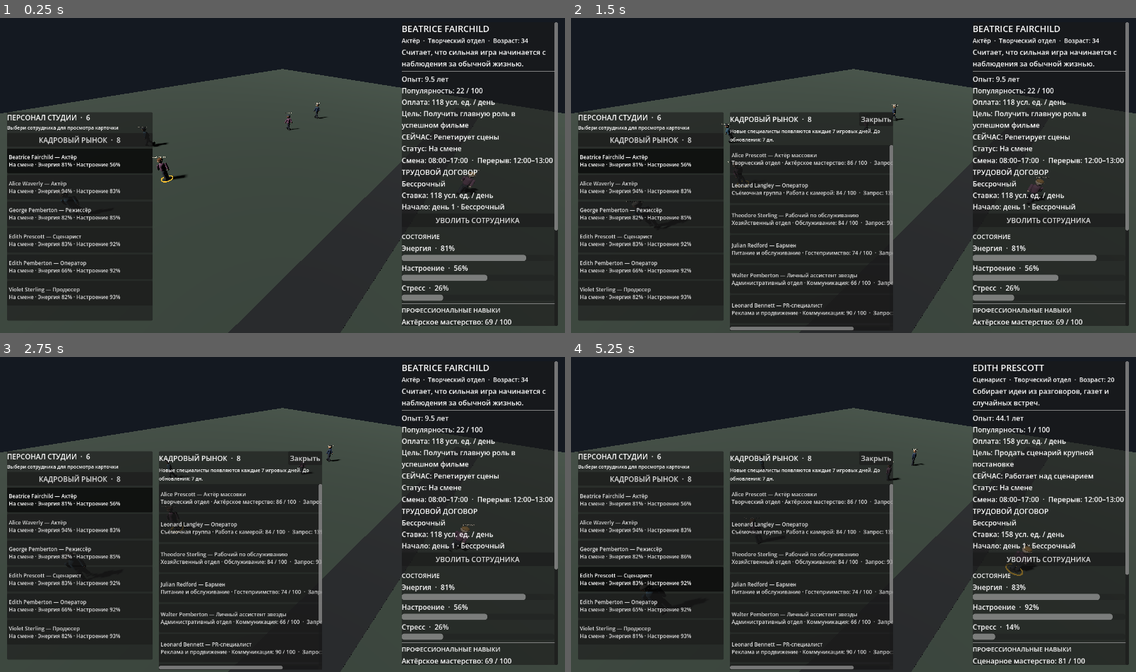
Above: before the commit, frames 1-4 (two rows, left to right).
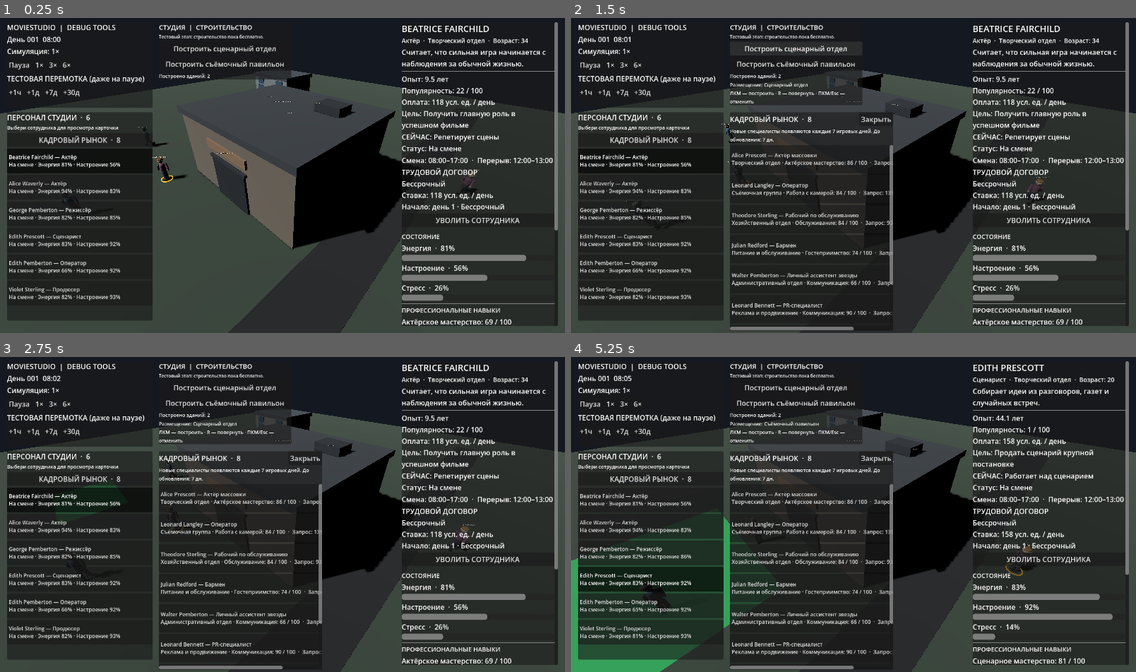
Above: after the commit, the same moments.

Repository: Teft3lb/MovieStudio
Game: Godot game, scene res://scenes/main.tscn
The game is run twice, just before and just after one commit, with the same random seed, the same clock (stepped at 60 frames per second) and the same inputs.
Inputs (mouse positions are in pixels of both pictures, inside the frame that each line leads up to):
- Up to frame 1 (0.25 s): no input
- Up to frame 2 (1.5 s): click "КАДРОВЫЙ РЫНОК · 8" at 0.5 s; click (797, 49) at 1.25 s, where only the run after the commit has a clickable "Построить сценарный отдел"
- Up to frame 3 (2.75 s): click "Beatrice Fairchild — Актёр На…" at 2 s
- Up to frame 4 (5.25 s): click (797, 404) at 2.75 s, where only the run after the commit has a clickable "Построить съёмочный павильон"; click "Alice Waverly — Актёр На смен…" at 3.5 s; click "George Pemberton — Режиссёр Н…" at 4.25 s; click "Edith Prescott — Сценарист На…" at 5 s

The runs differ from the first frame. In frame 1, 11% of the frame differs, in the area x 1-72%, y 2-74%; in frame 2, 8.4%; in frame 3, 8.4%; in frame 4, 11%.
Error before the commit: Parse Error: Identifier "_on_game_minute_advanced" not declared in the current scope. (res://scripts/presentation/studio/studio_building_manager.gd:75)

Commit message:
feat: replace instant script generation with timed writing projects

Diff:
--- a/scripts/presentation/studio/studio_building_manager.gd
+++ b/scripts/presentation/studio/studio_building_manager.gd
@@ -626,15 +626,28 @@
 	roles_column.add_child(_script_role_count)
 
 	_script_generate_button = Button.new()
-	_script_generate_button.text = "СОЗДАТЬ СЦЕНАРИЙ"
+	_script_generate_button.text = "НАЧАТЬ НАПИСАНИЕ СЦЕНАРИЯ"
 	_script_generate_button.disabled = writer_count == 0
 	_script_generate_button.pressed.connect(_on_generate_script_pressed)
 	_building_detail_layout.add_child(_script_generate_button)
 
+	_script_progress_bar = ProgressBar.new()
+	_script_progress_bar.min_value = 0.0
+	_script_progress_bar.max_value = 100.0
+	_script_progress_bar.show_percentage = true
+	_script_progress_bar.size_flags_horizontal = Control.SIZE_EXPAND_FILL
+	_building_detail_layout.add_child(_script_progress_bar)
+
+	_script_progress_label = Label.new()
+	_script_progress_label.autowrap_mode = TextServer.AUTOWRAP_WORD_SMART
+	_script_progress_label.add_theme_font_size_override("font_size", 11)
+	_building_detail_layout.add_child(_script_progress_label)
+
 	var generation_note := Label.new()
 	generation_note.text = (
-		"Рейтинг зависит от навыков сценариста, жанра и параметров заказа. "
-		+ "Звёзды показывают потенциал, а не гарантируют кассовый успех."
+		"Написание занимает игровое время. Количество сцен, ролей, навыки "
+		+ "и надёжность сценариста влияют на срок. Возможны звонки и творческие паузы. "
+		+ "Итоговый рейтинг зависит от навыков и жанра, но не гарантирует кассовый успех."
 	)
 	generation_note.autowrap_mode = TextServer.AUTOWRAP_WORD_SMART
 	generation_note.add_theme_font_size_override("font_size", 10)
@@ -644,17 +657,18 @@
 	_script_result_label.autowrap_mode = TextServer.AUTOWRAP_WORD_SMART
 	_script_result_label.custom_minimum_size = Vector2(0.0, 120.0)
 	_building_detail_layout.add_child(_script_result_label)
-	_script_result_label.text = (
-		_format_script_summary(_latest_script)
-		if _latest_script != null
-		else "Сценарии ещё не создавались."
-	)
+	_update_script_writing_ui()
 
 
 func _on_generate_script_pressed() -> void:
 	if not is_instance_valid(_script_writer_option):
 		return
 	if _script_writer_option.disabled or _script_writer_option.selected < 0:
+		return
+	if (
+		_active_writing_project != null
+		and str(_active_writing_project.status) == "in_progress"
+	):
 		return
 
 	var writer_id: String = str(
@@ -664,6 +678,9 @@
 	)
 	var writer: Variant = _find_employee(writer_id)
 	if writer == null:
+		_show_script_generation_error(
+			"Выбранный сценарист больше не работает в студии."
+		)
 		return
 
 	var genre_id: String = str(
@@ -672,6 +689,7 @@
 		)
 	)
 	var script_id: String = "SCR-%04d" % _next_script_sequence
+	var project_id: String = "WRK-%04d" % _next_script_sequence
 	var seed: int = (
 		int(_game_clock.current_day) * 100000
 		+ int(_game_clock.current_hour) * 1000
@@ -680,22 +698,151 @@
 	)
 	_next_script_sequence += 1
 
-	_latest_script = _script_generator.call(
-		"generate",
+	_active_writing_project = _script_writing_system.call(
+		"start_project",
 		writer,
 		genre_id,
 		roundi(_script_scene_count.value),
 		roundi(_script_role_count.value),
 		seed,
-		script_id
-	)
-	if _latest_script == null:
+		project_id,
+		script_id,
+		int(_game_clock.current_day),
+		int(_game_clock.current_hour),
+		int(_game_clock.current_minute)
+	)
+	if _active_writing_project == null:
 		_show_script_generation_error(
-			"Не удалось создать сценарий. Проверьте, что выбран сотрудник с профессией «Сценарист»."
-		)
-		return
-
-	_refresh_building_detail()
+			"Не удалось начать работу. Проверьте профессию выбранного сотрудника."
+		)
+		return
+
+	_update_script_writing_ui()
+
+
+func _on_game_minute_advanced(_day: int, _hour: int, _minute: int) -> void:
+	if (
+		_active_writing_project == null
+		or str(_active_writing_project.status) != "in_progress"
+	):
+		return
+
+	var writer_id: String = str(_active_writing_project.writer_id)
+	var writer: Variant = _find_employee(writer_id)
+	var at_workplace: bool = false
+	if writer != null and is_instance_valid(_character_manager):
+		at_workplace = bool(
+			_character_manager.call(
+				"is_employee_at_workplace",
+				writer_id,
+				"script_department"
+			)
+		)
+
+	var result: Dictionary = _script_writing_system.call(
+		"advance_minute",
+		_active_writing_project,
+		writer,
+		at_workplace
+	)
+	if bool(result.get("completed", false)):
+		_latest_script = result.get("script")
+	elif bool(result.get("failed", false)):
+		_show_script_generation_error(
+			str(_active_writing_project.last_activity_message)
+		)
+
+	_update_script_writing_ui()
+
+
+func _update_script_writing_ui() -> void:
+	if not is_instance_valid(_script_progress_bar):
+		return
+	if not is_instance_valid(_script_progress_label):
+		return
+	if not is_instance_valid(_script_result_label):
+		return
+
+	if _active_writing_project == null:
+		_script_progress_bar.value = 0.0
+		_script_progress_label.text = "Сценарий ещё не заказан."
+		_script_result_label.text = _format_script_summary(_latest_script)
+		if is_instance_valid(_script_generate_button):
+			_script_generate_button.text = "НАЧАТЬ НАПИСАНИЕ СЦЕНАРИЯ"
+			_script_generate_button.disabled = (
+				not is_instance_valid(_script_writer_option)
+				or _script_writer_option.disabled
+			)
+		return
+
+	var project: Variant = _active_writing_project
+	_script_progress_bar.value = float(project.get_progress_percent())
+	var progress_text: String = (
+		"Рабочее время: %d / %d минут · осталось: %d минут"
+		% [
+			int(project.completed_work_minutes),
+			int(project.required_work_minutes),
+			int(project.get_remaining_work_minutes()),
+		]
+	)
+	var interruption_text: String = (
+		"Прерываний за проект: %d" % int(project.interruption_count)
+	)
+
+	if str(project.status) == "in_progress":
+		_script_progress_label.text = (
+			"%s\n%s\n%s"
+			% [
+				str(project.last_activity_message),
+				progress_text,
+				interruption_text,
+			]
+		)
+		_script_result_label.text = (
+			"Сценарист: %s\nЖанр: %s · %d сцен · %d ролей\n"
+			+ "Сценарий пока находится в разработке."
+		) % [
+			str(project.writer_name),
+			SCRIPT_GENERATOR_SCRIPT.get_genre_title(str(project.genre_id)),
+			int(project.scene_count),
+			int(project.role_count),
+		]
+		if is_instance_valid(_script_generate_button):
+			_script_generate_button.text = "СЦЕНАРИЙ В РАБОТЕ"
+			_script_generate_button.disabled = true
+		if is_instance_valid(_script_writer_option):
+			_script_writer_option.disabled = true
+		if is_instance_valid(_script_genre_option):
+			_script_genre_option.disabled = true
+		if is_instance_valid(_script_scene_count):
+			_script_scene_count.editable = false
+		if is_instance_valid(_script_role_count):
+			_script_role_count.editable = false
+	elif str(project.status) == "completed":
+		_script_progress_label.text = (
+			"Сценарий завершён.\n%s\n%s"
+			% [progress_text, interruption_text]
+		)
+		_script_result_label.text = _format_script_summary(_latest_script)
+		if is_instance_valid(_script_generate_button):
+			_script_generate_button.text = "НАЧАТЬ НОВЫЙ СЦЕНАРИЙ"
+			_script_generate_button.disabled = (
+				not is_instance_valid(_script_writer_option)
+				or _script_writer_option.get_item_count() == 0
+			)
+		if is_instance_valid(_script_writer_option):
+			_script_writer_option.disabled = false
+		if is_instance_valid(_script_genre_option):
+			_script_genre_option.disabled = false
+		if is_instance_valid(_script_scene_count):
+			_script_scene_count.editable = true
+		if is_instance_valid(_script_role_count):
+			_script_role_count.editable = true
+	else:
+		_script_progress_label.text = str(project.last_activity_message)
+		_script_result_label.text = "Проект сценария остановлен."
+		if is_instance_valid(_script_generate_button):
+			_script_generate_button.disabled = false
 
 
 func _show_script_generation_error(message: String) -> void:
